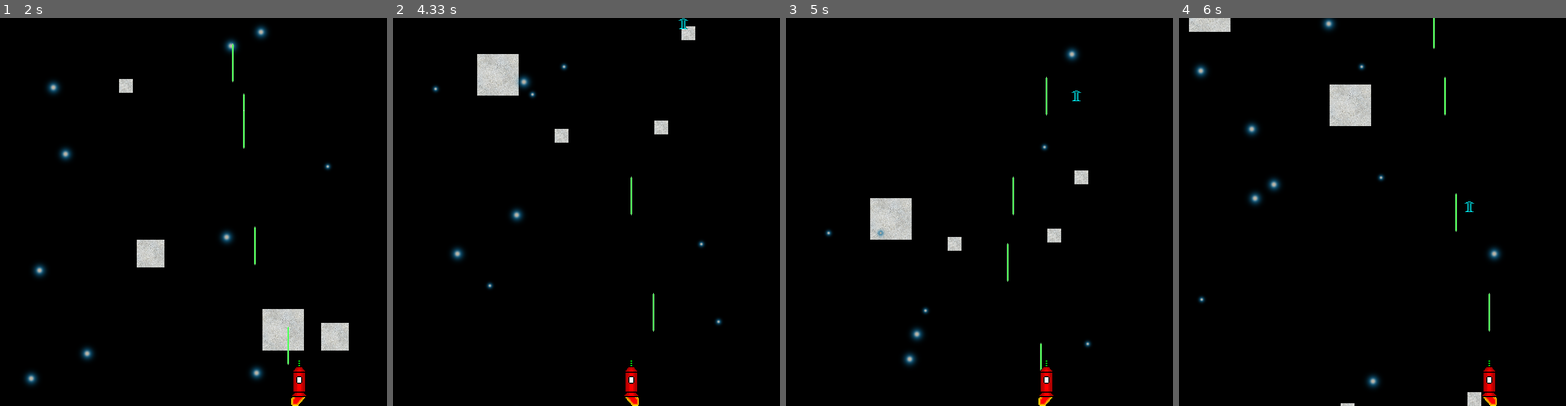
Above: before the commit, frames 1-4 (left to right).
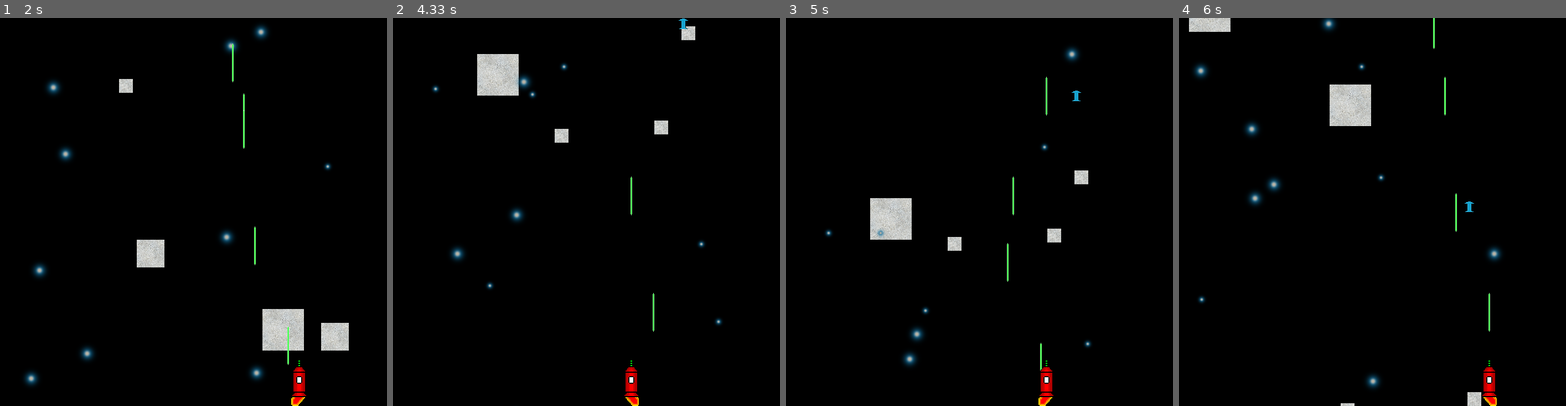
Above: after the commit, the same moments.

Repository: tyomies123/asteroid-game
Game: pygame game, started from asd.py
Same seed, same stepped clock (60 frames per second), same inputs: the game is played once before the commit and once after it.
Inputs:
- Up to frame 1 (2 s): tap Space at 0.33, 0.73, 1.03, 1.23, 1.57, 1.87 s; hold Right 0.67-1.13 s; hold Up 1.17-1.47 s; hold Right 1.5-1.97 s
- Up to frame 2 (4.33 s): hold Left 2-2.53 s; tap Space at 2.07, 2.37, 2.63, 3.07, 3.47, 3.77, 4.13 s; hold Left 2.57-2.97 s; hold Up 3-3.37 s; hold Right 3.4-4.03 s; hold Left from 4.07 s (still down)
- Up to frame 3 (5 s): tap Space at 4.43, 4.63, 4.93 s; release Left at 4.53 s; hold Right from 4.57 s (still down)
- Up to frame 4 (6 s): release Right at 5.03 s; hold Up 5.07-5.37 s; tap Space at 5.13, 5.47, 5.77, 5.97 s; hold Right 5.4-5.87 s; hold Left from 5.9 s (still down)

Frame 1 is identical in both runs. In frame 2, less than 0.1% of the frame differs, in the area x 73-77%, y 0-3%; in frame 3, less than 0.1%; in frame 4, less than 0.1%.

Commit message:
piercingshot

Diff:
--- a/Field.py
+++ b/Field.py
@@ -209,18 +209,9 @@
             if enemy.rect.x >= rocket.rect.x + self.screen.get_width() / 3 - rocket.width * 2:
                 enemy.look_left()
 
-##            if rocket.rect.x <= self.screen.get_width() - self.screen.get_width() * 2 / 3:
-##                if enemy.rect.x >= self.screen.get_width() / 2:
-##                    enemy.look_left()
-##
             #Look right
             elif enemy.rect.x <= rocket.rect.x - self.screen.get_width() / 3 + rocket.width * 2:
                 enemy.look_right()
-
-
-##            elif rocket.rect.x >= self.screen.get_width() - self.screen.get_width() / 3:
-##                if enemy.rect.x <= self.screen.get_width() / 2:
-##                    enemy.look_right()
 
             #Look down (default sprite)
             else:
--- a/PiercingShot.py
+++ b/PiercingShot.py
@@ -10,4 +10,8 @@
         PowerUp.__init__(self, "piercing_shot.png", size, speed, screen)
 
     def function(self):
-        pass
+        return_list = []
+        for i in range(5):
+            return_list.append("PiercingProjectile")
+
+        return return_list
--- a/Rocket.py
+++ b/Rocket.py
@@ -4,7 +4,7 @@
 
 from pygame.locals import *
 from RocketProjectile import RocketProjectile
-from FallingObject import FallingObject
+from PiercingProjectile import PiercingProjectile
 
 from ExtraHealth import ExtraHealth
 from PiercingShot import PiercingShot
@@ -17,7 +17,10 @@
         self.speed = speed
         self.hp = hp
 
-        self.image = pygame.transform.scale(pygame.image.load('rocket.png'), (self.width, self.height))
+        self.powerup_projectiles = []
+        self.piercingshot = False
+
+        self.image = pygame.transform.scale(pygame.image.load('rocket_default.png'), (self.width, self.height))
 
         self.rect = self.image.get_rect()
         self.rect.x = start_x
@@ -28,7 +31,10 @@
         self.screen = screen
 
     def move_left(self):
-        self.image = pygame.transform.scale(pygame.image.load('rocket_move_left.png'), (self.width, self.height))
+        if self.piercingshot:
+            self.image = pygame.transform.scale(pygame.image.load('rocket_piercingshot_move_left.png'), (self.width, self.height))
+        else:
+            self.image = pygame.transform.scale(pygame.image.load('rocket_move_left.png'), (self.width, self.height))
 
         self.rect.move_ip(0 - self.speed, 0)
 
@@ -38,9 +44,11 @@
 
         self.rocket_plain = pygame.sprite.RenderPlain(self)
 
-
     def move_right(self):
-        self.image = pygame.transform.scale(pygame.image.load('rocket_move_right.png'), (self.width, self.height))
+        if self.piercingshot:
+            self.image = pygame.transform.scale(pygame.image.load('rocket_piercingshot_move_right.png'), (self.width, self.height))
+        else:
+            self.image = pygame.transform.scale(pygame.image.load('rocket_move_right.png'), (self.width, self.height))
 
         self.rect.move_ip(self.speed, 0)
 
@@ -51,10 +59,12 @@
         self.rocket_plain = pygame.sprite.RenderPlain(self)
 
     def stationary(self):
-        self.image = pygame.transform.scale(pygame.image.load('rocket.png'), (self.width, self.height))
+        if self.piercingshot:
+            self.image = pygame.transform.scale(pygame.image.load('rocket_piercingshot_default.png'), (self.width, self.height))
+        else:
+            self.image = pygame.transform.scale(pygame.image.load('rocket_default.png'), (self.width, self.height))
 
         self.rocket_plain = pygame.sprite.RenderPlain(self)
-
 
     def hit(self):
         self.hp = self.hp - 1
@@ -67,7 +77,19 @@
             sys.exit()
 
     def shoot(self):
-        return RocketProjectile(3, 70, 30, self.screen, self.rect.midtop, self.height)
+        #Prioritize projectiles from powerups
+        if len(self.powerup_projectiles) > 0:
+            if self.powerup_projectiles[0] == "PiercingProjectile":
+                self.powerup_projectiles.pop(0)
+
+                if len(self.powerup_projectiles) <= 0:
+                    self.piercingshot = False
+
+                return PiercingProjectile(3, 70, 20, self.screen, self.rect.midtop, self.height)
+
+        else:
+            return RocketProjectile(3, 70, 30, self.screen, self.rect.midtop, self.height)
+
 
     def powerup_pickup(self, powerup):
         #Check which powerup type was picked up
@@ -75,8 +97,10 @@
         if type(powerup) is ExtraHealth:
             self.hp = powerup.function(self.hp)
 
-##        if type(powerup) is PiercingShot:
-##            powerup.function()
+        if type(powerup) is PiercingShot:
+            self.powerup_projectiles = self.powerup_projectiles + powerup.function()
+            self.piercingshot = True
+
 
 
     def render(self):
--- a/asd.py
+++ b/asd.py
@@ -46,6 +46,7 @@
 finish = False
 projectile_list = []
 
+
 while not finish:
 
     #Commands and events
@@ -62,6 +63,7 @@
         if event.type == KEYDOWN:
             if event.key == K_UP or event.key == K_SPACE:
                 projectile_list.append(rocket.shoot())
+
 
 
     if move_command[K_LEFT]:
@@ -88,7 +90,7 @@
                 projectile_list.remove(projectile)
             continue
 
-        if projectile.rect.y < 0:
+        if projectile.rect.y < 0 - projectile.height:
             projectile_list.remove(projectile)
 
     rocket.render()
Renamed: old_assets/asteroid.png -> blue.png
Binary file added: old_assets/piercing_shot.png
Binary file added: old_assets/ufo_green_default.png
Binary file added: old_assets/ufo_green_look_left.png
Binary file added: old_assets/ufo_green_look_right.png
Binary file changed: piercing_shot.png
Not shown, changed: planning and progress
Renamed: rocket.png -> rocket_default.png
Binary file added: rocket_piercingshot_default.png
Binary file added: rocket_piercingshot_move_left.png
Binary file added: rocket_piercingshot_move_right.png
Binary file changed: ufo_green_default.png
(and 2 more such lines)
